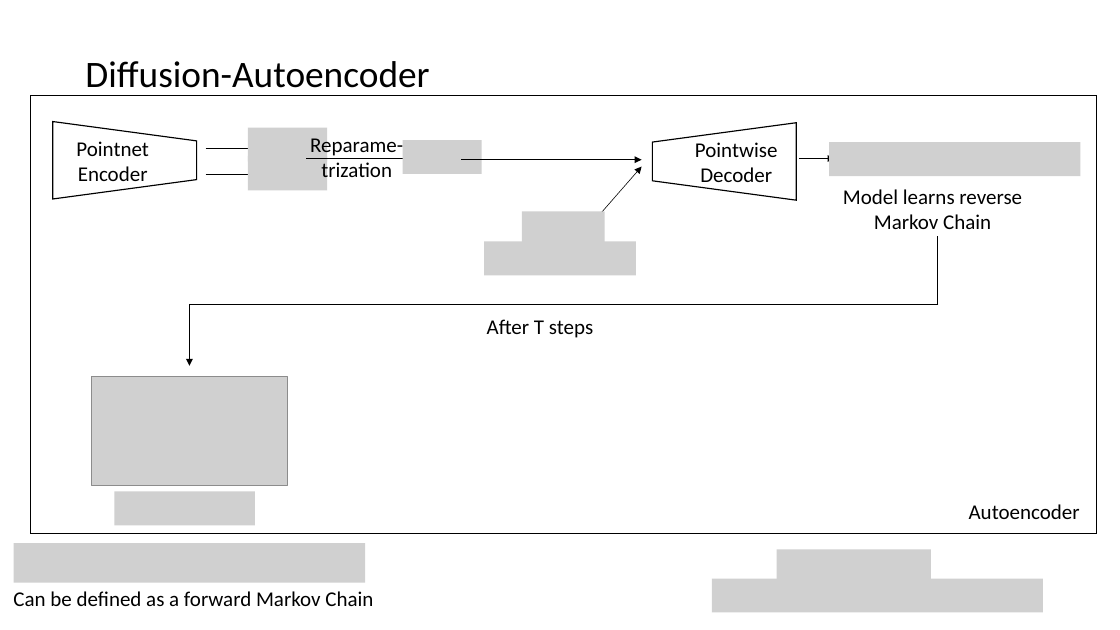
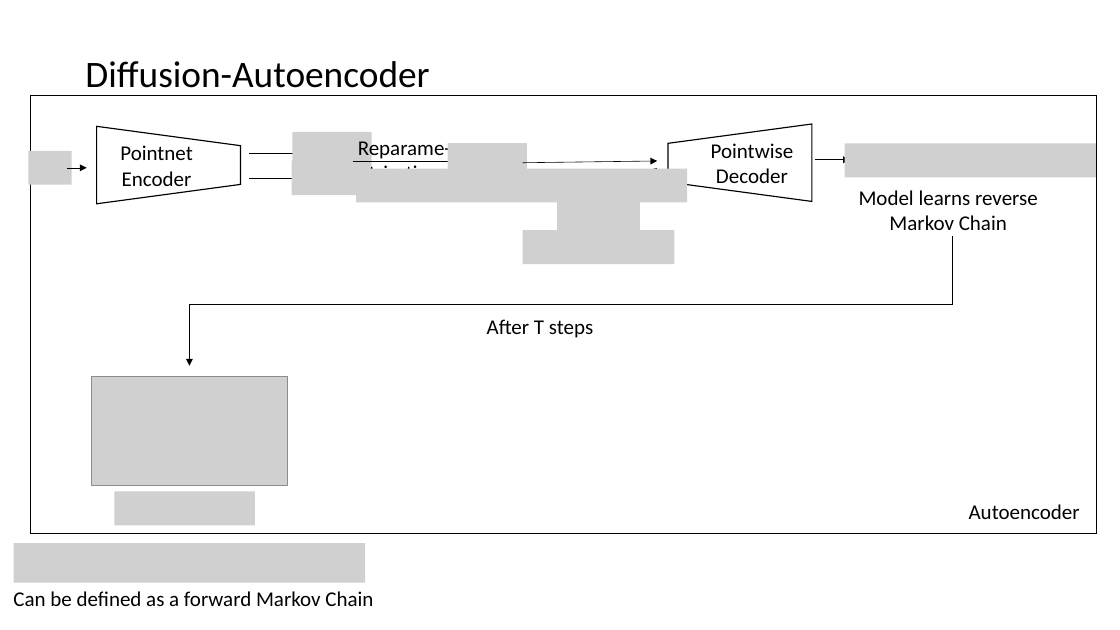
Before and after one commit to Jankula/tum-adlr-ss26-07, a slide deck: slide 3 of diffusion/Christian/Präsentationen/27_05_26.pptx. Drawn at 1120x630 pixels with LibreOffice and Linux fonts; fonts in the diff are those of the drawing; grey boxes stand for pictures. Boxes give left, top, right and bottom in pixels: in the first picture for what was removed or moved away, otherwise in the second. Text is boxed around its words. In the diff, an @@ line names an element or a change of style, - is before the commit and + after.

Commit message:
Updated Presentation

```diff
--- a/diffusion/Christian/Präsentationen/27_05_26.pptx
+++ b/diffusion/Christian/Präsentationen/27_05_26.pptx
@@ 3 pictures, 2 arrows, 1 trapezoid: place and size @@
-3 pictures, 2 arrows, 1 trapezoid at (53,121,481,199)
+3 pictures, 2 arrows, 1 trapezoid at (97,126,527,204)
@@ text "Reparame-trization" rewrapped from (310,135,403,184) to (358,138,451,169) @@
@@ 1 trapezoid, 1 text, 1 line, 1 arrow, 1 picture: place and size @@
-1 trapezoid, 1 text, 1 line, 1 arrow, 1 picture at (652,123,1081,304)
+1 trapezoid, 1 text, 1 line, 1 arrow, 1 picture at (668,124,1096,304)
@@ picture added at (29,151,72,185) @@
@@ arrow added from (67, 168) to (87, 168), #000000 0.5 pt @@
@@ arrow moved from (307, 159) - (419, 159) to (353, 161) - (466, 161) @@
@@ picture added at (356,169,687,202) @@
@@ arrow moved from (461, 160) - (642, 160) to (523, 163) - (657, 161) @@
@@ arrow moved from (587, 229) - (642, 166) to (611, 208) - (657, 168) @@
@@ picture: place and size @@
-picture at (522,212,605,245)
+picture at (557,202,640,235)
@@ picture: place and size @@
-picture at (484,241,636,275)
+picture at (523,230,675,264)
@@ line moved from (939, 304) - (190, 304) to (953, 304) - (190, 304) @@
@@ picture removed at (777,549,932,583) @@
@@ picture removed at (712,579,1044,613) @@
```
Also in this commit, not shown: 9 other slides changed, 3 slides added, 1 slide removed.
